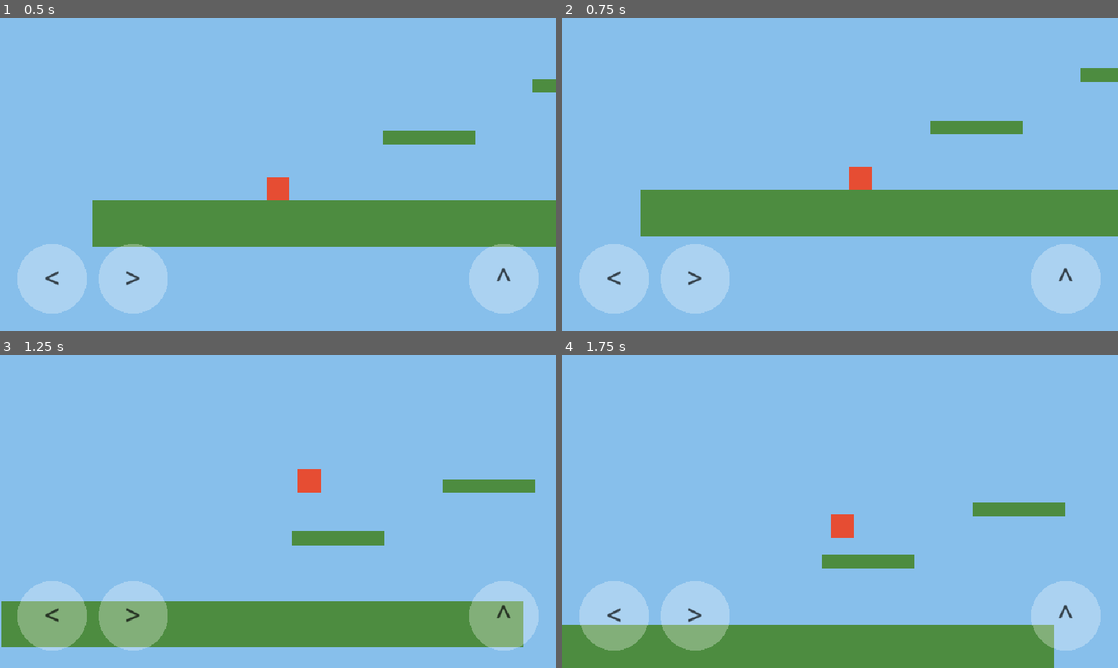
Above: before the commit, frames 1-4 (two rows, left to right).
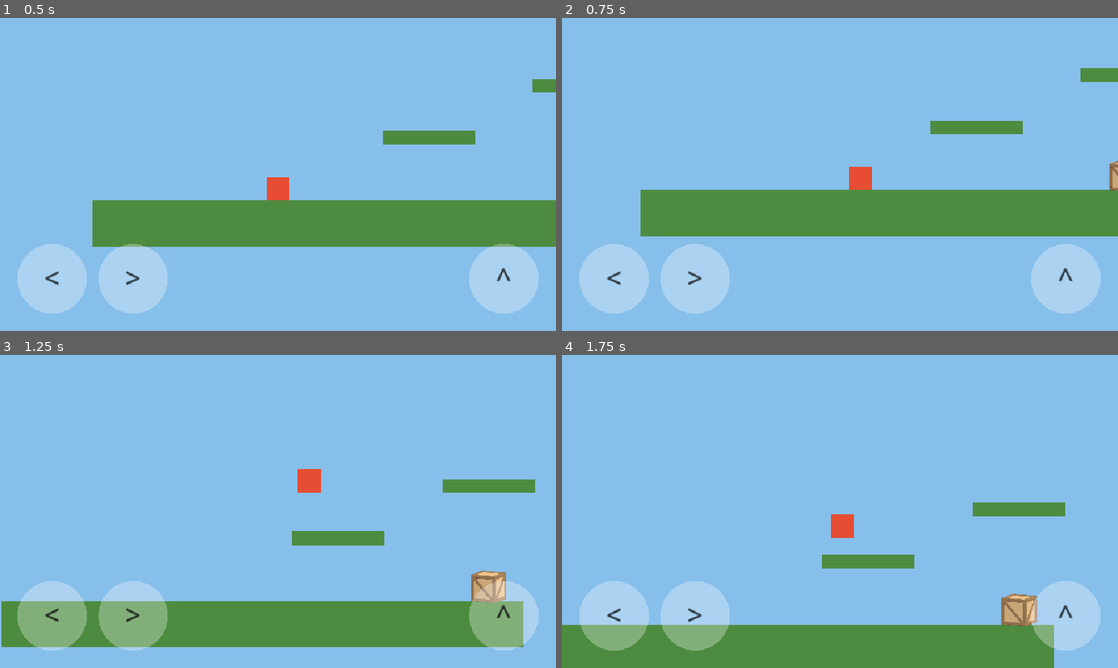
Above: after the commit, the same moments.

Repository: snodgrasssanderfer-source/godot-test
Game: Godot game, scene res://main.tscn
Same seed, same stepped clock (60 frames per second), same inputs: the game is played once before the commit and once after it.
Inputs (mouse positions are in pixels of both pictures, inside the frame that each line leads up to):
- Up to frame 1 (0.5 s): no input
- Up to frame 2 (0.75 s): move the mouse to (962, 158) at 0.52 s; hold Right (move_right) from 0.53 s (still down); click (962, 158) at 0.67 s
- Up to frame 3 (1.25 s): keep holding Right (move_right); tap Space (jump) at 0.77 s
- Up to frame 4 (1.75 s): release Right (move_right) at 1.25 s; drag from (728, 527) to (812, 574) at 1.27 s

Frame 1 is identical in both runs. In frame 2, 0.1% of the frame differs, in the area x 98-100%, y 45-56%; in frame 3, 0.6%; in frame 4, 0.6%, in the area x 79-86%, y 76-87%.

Commit message:
Add Blender art pipeline: low-poly crate model imported into the game
- art/crate/make_crate.py builds the crate, renders a Cycles CPU preview
  and exports game/assets/crate.glb (blender --background)
- Crates rendered via a 3D SubViewport onto 2D StaticBody2D obstacles
- .mcp.json: add sandraschi/blender-mcp (headless Blender)
- tools/install_blender.sh and README docs for the pipeline

Co-Authored-By: Claude Opus 5.5 <noreply@anthropic.com>
Claude-Session: https://claude.ai/code/session_017d833jLhk8oeEx4MUdQFUr

Diff:
--- a/game/main.tscn
+++ b/game/main.tscn
@@ -1,11 +1,39 @@
-[gd_scene load_steps=4 format=3]
+[gd_scene load_steps=6 format=3]
 
 [ext_resource type="Script" path="res://scripts/main.gd" id="1_main"]
 [ext_resource type="Script" path="res://scripts/player.gd" id="2_player"]
 [ext_resource type="Script" path="res://scripts/touch_controls.gd" id="3_touch"]
+[ext_resource type="PackedScene" uid="uid://cnp88pv3xr75l" path="res://assets/crate.glb" id="4_crate"]
+
+[sub_resource type="Environment" id="Env_crate"]
+background_mode = 1
+ambient_light_source = 2
+ambient_light_color = Color(0.75, 0.8, 0.9, 1)
+ambient_light_energy = 0.6
 
 [node name="Main" type="Node2D"]
 script = ExtResource("1_main")
+
+[node name="CrateRender" type="SubViewport" parent="."]
+own_world_3d = true
+transparent_bg = true
+msaa_3d = 2
+size = Vector2i(256, 256)
+
+[node name="Crate" parent="CrateRender" instance=ExtResource("4_crate")]
+transform = Transform3D(0.906308, 0, -0.422618, 0, 1, 0, 0.422618, 0, 0.906308, 0, 0, 0)
+
+[node name="Camera3D" type="Camera3D" parent="CrateRender"]
+transform = Transform3D(1, 0, 0, 0, 0.984808, 0.173648, 0, -0.173648, 0.984808, 0, 1.2, 4)
+projection = 1
+size = 1.45
+
+[node name="Sun" type="DirectionalLight3D" parent="CrateRender"]
+transform = Transform3D(0.866025, -0.25, 0.433013, 0, 0.866025, 0.5, -0.5, -0.433013, 0.75, 0, 3, 0)
+light_energy = 1.2
+
+[node name="WorldEnvironment" type="WorldEnvironment" parent="CrateRender"]
+environment = SubResource("Env_crate")
 
 [node name="Level" type="Node2D" parent="."]
 
--- a/game/scripts/main.gd
+++ b/game/scripts/main.gd
@@ -13,6 +13,18 @@
 	Rect2(1100, 330, 200, 24),
 ]
 
+const CRATE_SIZE := 48.0
+
+# Bottom-center positions of the crates (on the ground / platforms).
+const CRATES := [
+	Vector2(640, 500),     # obstacle before the gap
+	Vector2(1260, 330),    # on the high right platform
+	Vector2(1440, 500),    # little stack at the end
+	Vector2(1440, 452),
+	Vector2(1492, 500),
+]
+
+@onready var crate_render: SubViewport = $CrateRender
 @onready var level: Node2D = $Level
 @onready var player: CharacterBody2D = $Player
 
@@ -23,7 +35,9 @@
 	spawn_point = player.position
 	for rect in PLATFORMS:
 		level.add_child(_make_platform(rect))
-	print("Box Jumper ready: %d platforms" % PLATFORMS.size())
+	for point in CRATES:
+		level.add_child(_make_crate(point))
+	print("Box Jumper ready: %d platforms, %d crates" % [PLATFORMS.size(), CRATES.size()])
 
 
 func _physics_process(_delta: float) -> void:
@@ -47,3 +61,21 @@
 	visual.position = -rect.size / 2.0
 	body.add_child(visual)
 	return body
+
+
+## A solid crate whose picture is the Blender model rendered by $CrateRender.
+func _make_crate(bottom_center: Vector2) -> StaticBody2D:
+	var body := StaticBody2D.new()
+	body.position = bottom_center - Vector2(0, CRATE_SIZE / 2.0)
+
+	var shape := RectangleShape2D.new()
+	shape.size = Vector2(CRATE_SIZE, CRATE_SIZE)
+	var collision := CollisionShape2D.new()
+	collision.shape = shape
+	body.add_child(collision)
+
+	var sprite := Sprite2D.new()
+	sprite.texture = crate_render.get_texture()
+	sprite.scale = Vector2.ONE * (CRATE_SIZE * 1.4 / crate_render.size.x)
+	body.add_child(sprite)
+	return body
Binary file added: game/assets/crate.glb
Not shown, added: game/assets/crate.glb.import
Not shown, changed: .gitignore
Not shown, changed: .mcp.json
Not shown, changed: README.md
Not shown, added: art/crate/crate.blend
Not shown, added: art/crate/crate_preview.png
Not shown, added: art/crate/make_crate.py
Not shown, added: tools/install_blender.sh
